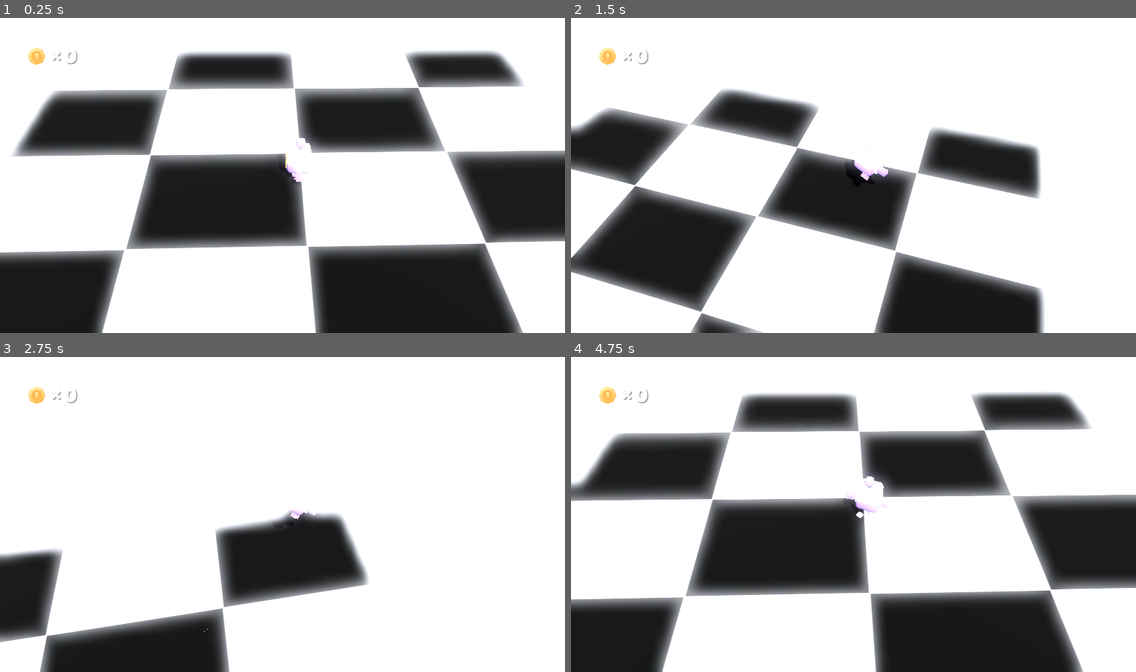
Above: before the commit, frames 1-4 (two rows, left to right).
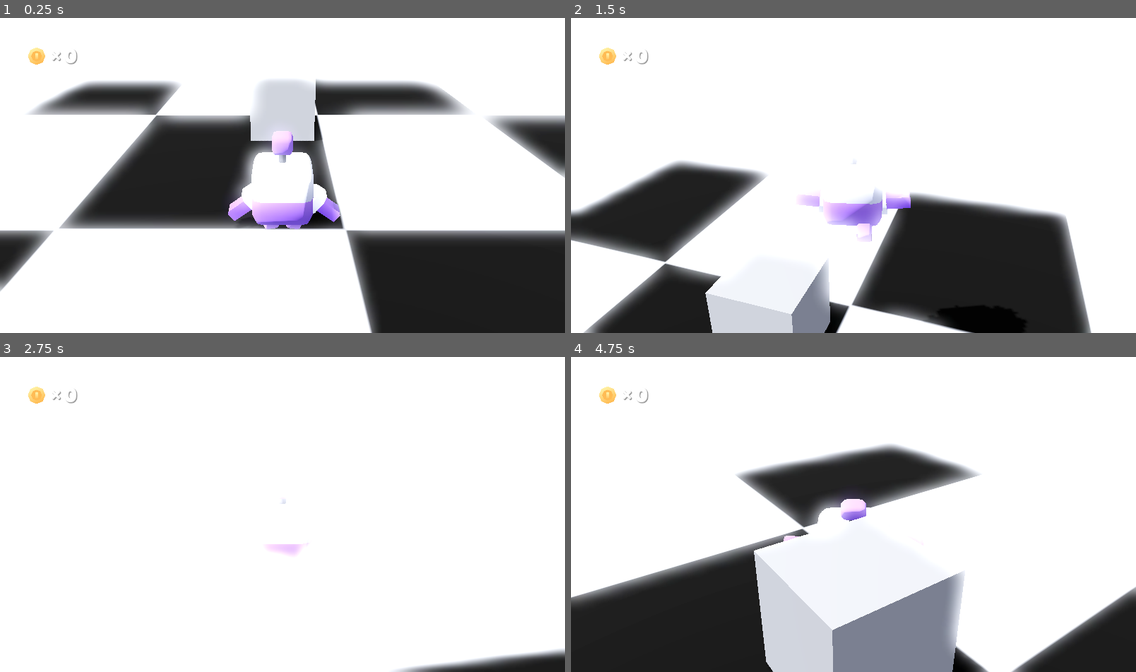
Above: after the commit, the same moments.

Repository: StudioXPEtudiant/25-26.FR.J.S1_RunShooter
Game: Godot game, scene res://scenes/NiveauTest.tscn
Two runs of this game, one before a commit and one after it. Both use one fixed random seed, a clock stepped at 60 frames per second and the inputs below. This scene is started directly instead of the project's main scene.
Inputs (mouse positions are in pixels of both pictures, inside the frame that each line leads up to):
- Up to frame 1 (0.25 s): no input
- Up to frame 2 (1.5 s): move the mouse to (881, 172) at 0.52 s; hold E (Interact) 0.53-1.28 s; hold W (move_forward) from 0.53 s (still down); tap Space (jump) at 0.77, 0.8, 1.07, 1.35 s; move the mouse to (825, 175) at 1.27 s
- Up to frame 3 (2.75 s): keep holding W (move_forward); tap Space (jump) at 1.52, 1.82, 2.3 s; tap E (Interact) at 1.55 s; move the mouse to (293, 508) at 2.02 s; hold E (Interact) from 2.03 s (still down)
- Up to frame 4 (4.75 s): keep holding W (move_forward); move the mouse to (847, 517) at 2.77 s; release E (Interact) at 2.78 s; tap Down (camera_down) at 2.85 s; tap Space (jump) at 3.02, 3.32, 3.77, 3.8, 4.07, 4.52 s; tap E (Interact) at 3.05, 4.55 s; move the mouse to (893, 517) at 3.52 s; tap Left (camera_left) at 3.6 s; tap Escape (ui_cancel) at 4.15 s; move the mouse to (808, 508) at 4.27 s; tap Right (camera_right) at 4.35 s

The runs differ from the first frame. In frame 1, 47% of the frame differs, in the area x 0-100%, y 10-100%; in frame 2, 39%; in frame 3, 15%; in frame 4, 50%, in the area x 0-100%, y 11-100%.

Commit message:
Amélioration de la caméra et ajouts des interaction avec des PNJ

Diff:
--- a/runshooter/camera.gd
+++ /dev/null
@@ -1,36 +0,0 @@
-extends Camera3D
-
-@export var sensitivity := 0.2
-
-@onready var pivot = get_parent()
-
-var rotation_y := 0.0
-
-func _ready():
-	Input.set_mouse_mode(Input.MOUSE_MODE_VISIBLE)
-
-func _process(delta):
-
-	# Reset caméra (R)
-	if Input.is_action_just_pressed("reset_camera"):
-		reset_camera()
-
-func _input(event):
-
-	# Clique → capturer souris
-	if event is InputEventMouseButton and event.pressed:
-		Input.set_mouse_mode(Input.MOUSE_MODE_CAPTURED)
-
-	# ESC → libérer souris
-	if event.is_action_pressed("ui_cancel"):
-		Input.set_mouse_mode(Input.MOUSE_MODE_VISIBLE)
-
-	# Mouvement souris
-	if event is InputEventMouseMotion and Input.get_mouse_mode() == Input.MOUSE_MODE_CAPTURED:
-
-		rotation_y -= event.relative.x * sensitivity
-		pivot.rotation_degrees.y = rotation_y
-
-func reset_camera():
-	rotation_y = 0
-	pivot.rotation_degrees.y = 0
--- a/runshooter/scenes/NiveauTest.tscn
+++ b/runshooter/scenes/NiveauTest.tscn
@@ -1,11 +1,15 @@
-[gd_scene load_steps=11 format=3 uid="uid://dgbqkyciveuku"]
+[gd_scene load_steps=15 format=3 uid="uid://dgbqkyciveuku"]
 
 [ext_resource type="Environment" uid="uid://bqnqgflivjvue" path="res://scenes/main-environment.tres" id="1_6676m"]
 [ext_resource type="PackedScene" uid="uid://dl2ed4gkybggf" path="res://objects/player.tscn" id="2_v5gs2"]
 [ext_resource type="Texture2D" uid="uid://b7js4cn4le1dh" path="res://Textures/Damier.png" id="3_wcrq0"]
+[ext_resource type="Script" path="res://scripts/NPC_Interaction.gd" id="7_h7857"]
 [ext_resource type="Script" path="res://scripts/hud.gd" id="11_w4ihv"]
 [ext_resource type="Texture2D" uid="uid://cd7oyc56ehkx1" path="res://sprites/coin.png" id="12_on3nk"]
 [ext_resource type="FontFile" uid="uid://d0cxd77jybrcn" path="res://fonts/lilita_one_regular.ttf" id="13_44vcq"]
+
+[sub_resource type="SphereShape3D" id="SphereShape3D_dftjh"]
+radius = 1.94486
 
 [sub_resource type="StandardMaterial3D" id="StandardMaterial3D_edb4p"]
 albedo_texture = ExtResource("3_wcrq0")
@@ -23,6 +27,10 @@
 shadow_color = Color(0, 0, 0, 0.376471)
 shadow_offset = Vector2(2, 2)
 
+[sub_resource type="BoxMesh" id="BoxMesh_q7sjd"]
+
+[sub_resource type="BoxShape3D" id="BoxShape3D_5ldyi"]
+
 [node name="Main" type="Node3D"]
 
 [node name="Environment" type="WorldEnvironment" parent="."]
@@ -31,11 +39,16 @@
 [node name="Player" parent="." node_paths=PackedStringArray("view") instance=ExtResource("2_v5gs2")]
 view = NodePath("../View")
 
+[node name="InteractionArea" type="Area3D" parent="Player"]
+
+[node name="CollisionShape3D" type="CollisionShape3D" parent="Player/InteractionArea"]
+shape = SubResource("SphereShape3D_dftjh")
+
 [node name="View" type="Node3D" parent="."]
-transform = Transform3D(0.707107, -0.298836, 0.640856, 0, 0.906308, 0.422618, -0.707107, -0.298836, 0.640856, 0, 0, 0)
+transform = Transform3D(1, 0, 0, 0, 1, 0, 0, 0, 0.999999, 0, 0.976511, 0)
 
 [node name="Camera" type="Camera3D" parent="View"]
-transform = Transform3D(0.72756, -0.49566, 0.474317, 0.299917, 0.851614, 0.429888, -0.617014, -0.170514, 0.768258, 5.12415, 4.70023, 8.91888)
+transform = Transform3D(-1, 3.69464e-08, -7.92319e-08, 0, 0.906308, 0.422618, 8.74228e-08, 0.422618, -0.906308, 0, 2.5, -4)
 current = true
 fov = 40.0
 
@@ -85,4 +98,14 @@
 text = "0"
 label_settings = SubResource("LabelSettings_38ys3")
 
+[node name="NPC" type="CharacterBody3D" parent="."]
+transform = Transform3D(1, 0, 0, 0, 1, 0, 0, 0, 1, 0, 1, 3)
+script = ExtResource("7_h7857")
+
+[node name="MeshInstance3D" type="MeshInstance3D" parent="NPC"]
+mesh = SubResource("BoxMesh_q7sjd")
+
+[node name="CollisionShape3D" type="CollisionShape3D" parent="NPC"]
+shape = SubResource("BoxShape3D_5ldyi")
+
 [connection signal="coin_collected" from="Player" to="HUD" method="_on_coin_collected"]
--- /dev/null
+++ b/runshooter/scripts/NPC_Interaction.gd
@@ -0,0 +1,13 @@
+extends CharacterBody3D
+
+
+@export var dialogues: Array[String] = [
+	"Bonjour je m'appelle Pierre",
+]
+
+
+func interact():
+	print("Pierre :")
+
+	for dialogue in dialogues:
+		print(dialogue)
--- a/runshooter/scripts/player.gd
+++ b/runshooter/scripts/player.gd
@@ -9,7 +9,8 @@
 @export var movement_speed = 250
 @export var jump_strength = 7
 @export var mouse_sensitivity = 0.005
-@onready var spring_arm = $View/CameraPivot/SpringArm3D
+@onready var spring_arm = $"../View"
+@onready var interaction_area: Area3D = $InteractionArea
 
 var movement_velocity: Vector3
 var gravity = 0
@@ -24,6 +25,7 @@
 # Rotation verticale caméra
 var camera_rotation_x = 0.0
 
+var npc_nearby: Node = null
 
 @onready var particles_trail = $ParticlesTrail
 @onready var sound_footsteps = $SoundFootsteps
@@ -37,6 +39,8 @@
 func _ready():
 
 	Input.mouse_mode = Input.MOUSE_MODE_CAPTURED
+	interaction_area.body_entered.connect(_on_body_entered)
+	interaction_area.body_exited.connect(_on_body_exited)
 
 # =========================
 # SOURIS
@@ -150,8 +154,8 @@
 
 	var input := Vector3.ZERO
 
-	input.x = Input.get_axis("move_left", "move_right")
-	input.z = Input.get_axis("move_forward", "move_back")
+	input.x = Input.get_axis("move_right", "move_left")
+	input.z = Input.get_axis("move_back", "move_forward")
 
 	# Direction caméra
 	var camera_basis = view.global_transform.basis
@@ -229,6 +233,30 @@
 		jump_double = false
 
 # =========================
+# NPC INTERACTION
+# =========================
+
+func _on_body_entered(body: Node3D):
+
+
+	if body.has_method("interact"):
+		npc_nearby = body
+
+func _on_body_exited(body: Node3D):
+
+
+	if body == npc_nearby:
+		npc_nearby = null
+
+func _process(_delta):
+
+	if Input.is_action_just_pressed("Interact"):
+
+
+		if npc_nearby != null:
+			npc_nearby.interact()
+
+# =========================
 # COINS
 # =========================
 
